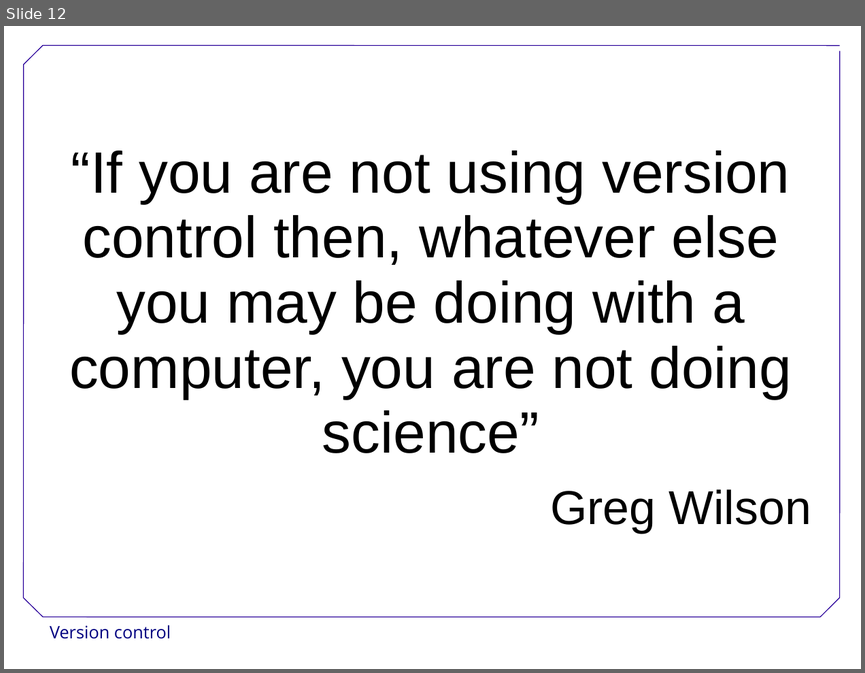
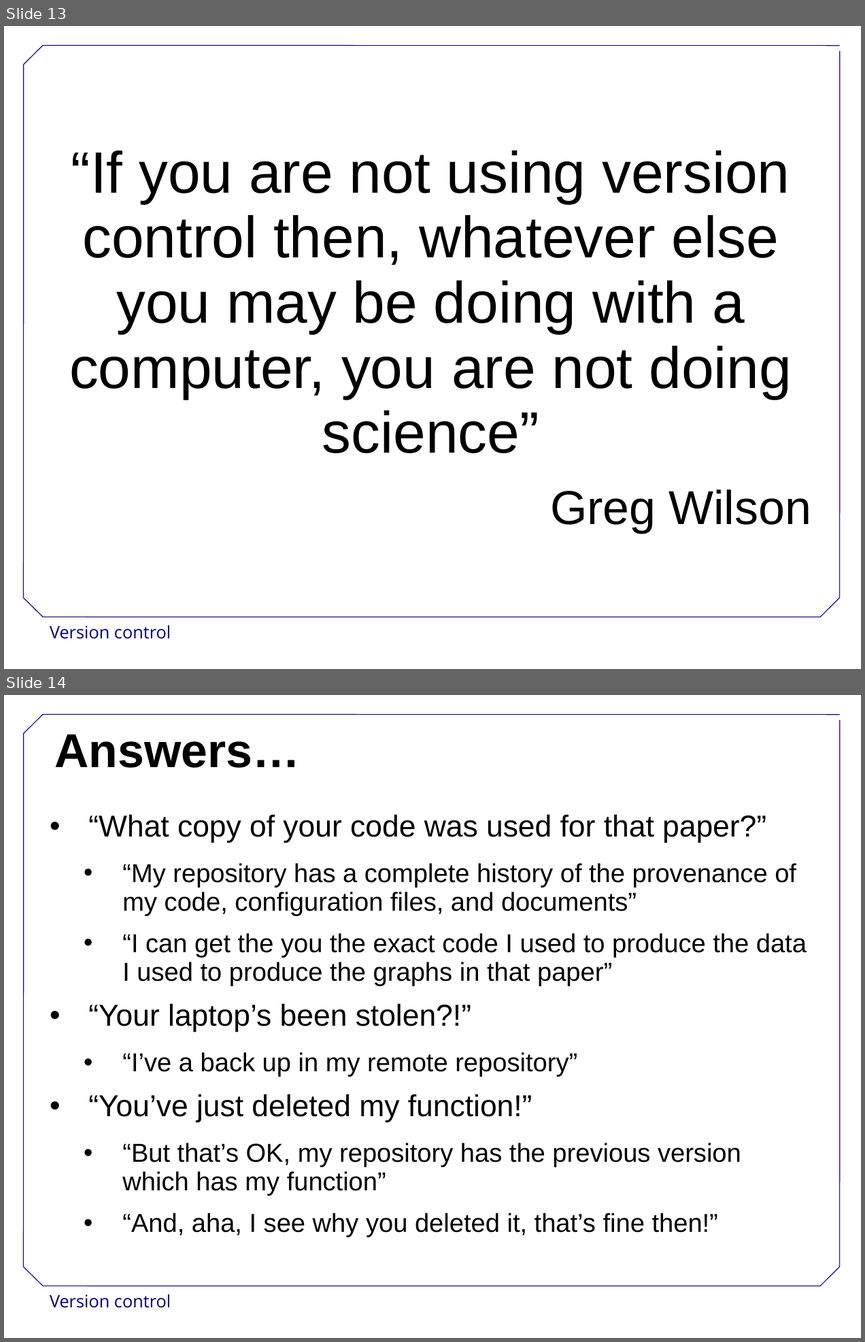
Before and after one commit to swcarpentry/DEPRECATED-boot-camps, a slide deck: VersionControl.ppt. Shown one above the other, each under a label of ours: slide 12 before the commit, slides 13 and 14 after it. The pictures are 865x673 and 865x1342 pixels, drawn with LibreOffice and Linux fonts; fonts in the diff are those of the drawing; background and template pictures are left out. Boxes give left, top, right and bottom in pixels: in the first picture for what was removed or moved away, otherwise in the second. Text is boxed around its words. In the diff, an @@ line names an element or a change of style, - is before the commit and + after.

Commit message:
Updated after review from Steve. Testing.ppt has intro slides and the practical slides, so TestingPractical.ppt has been removed.

```diff
--- a/VersionControl.ppt
+++ b/VersionControl.ppt
@@ slide 14 added at bbox=[4, 695, 861, 1338], background #FFFFFF; not listed: 9 template elements that a slide beside it also shows @@
@@ title added at bbox=[54, 734, 300, 768], 44 pt, text #000000, bold @@
+Answers…
@@ text added at bbox=[88, 814, 806, 1237], 24 pt, text #000000 @@
+• “What copy of your code was used for that paper?”
+  • “My repository has a complete history of the provenance of my code, configuration files, and documents”
+  • “I can get the you the exact code I used to produce the data I used to produce the graphs in that paper”
+• “Your laptop’s been stolen?!”
+  • “I’ve a back up in my remote repository”
+• “You’ve just deleted my function!”
+  • “But that’s OK, my repository has the previous version which has my function”
+  • “And, aha, I see why you deleted it, that’s fine then!”
@@ what was slide 12 is now slide 13 @@
```
Also in this commit, not shown: 2 slides changed, 1 other slide added, 5 other files.
